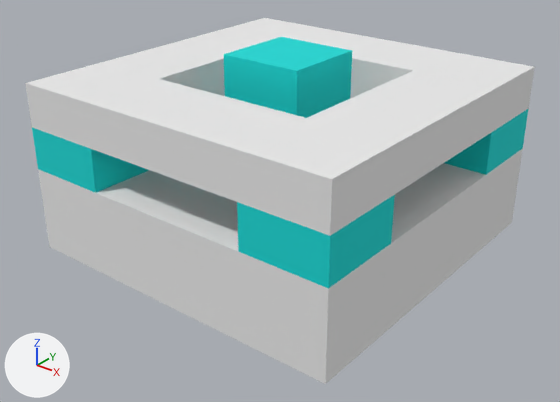
What one commit did to the Blender file client/vyex/assets/3d_models/piece2_5.blend.
One viewpoint serves both versions: a camera (50 mm lens) standing at (2.57, -3.28, 1.99) and looking at (0.05, -0.13, 0.04). Arrows for +X, +Y and +Z are at lower left; the lights stay in place.
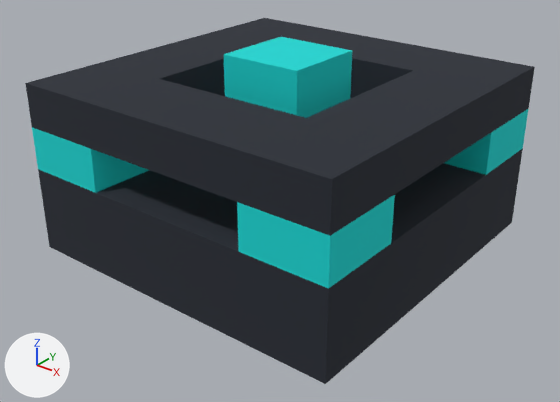
What the commit changed:
Material 'Material.001' (mat_material_001) changes colour from white #eaeaea to dark blue #252a34; in linear values from (0.823, 0.823, 0.823) to (0.0185, 0.0232, 0.0343).

Location of each change, [x1, y1, x2, y2] in pixels of the pictures (560 x 402 px):
'Cube', recoloured: [38, 149, 523, 384] in both
'Cube.008', recoloured: [236, 71, 497, 236] in both
'Cube.001', recoloured: [25, 63, 305, 202] in both
'Cube.009', recoloured: [291, 28, 535, 132] in both
'Cube.007', recoloured: [101, 18, 320, 96] in both
